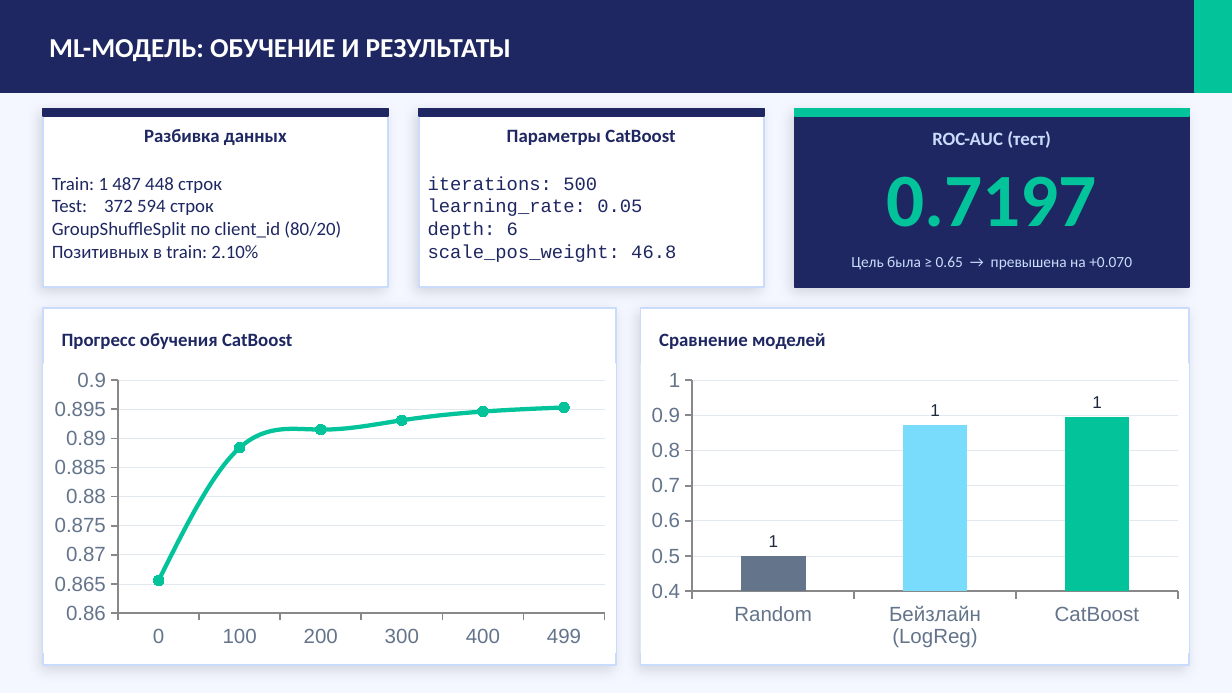
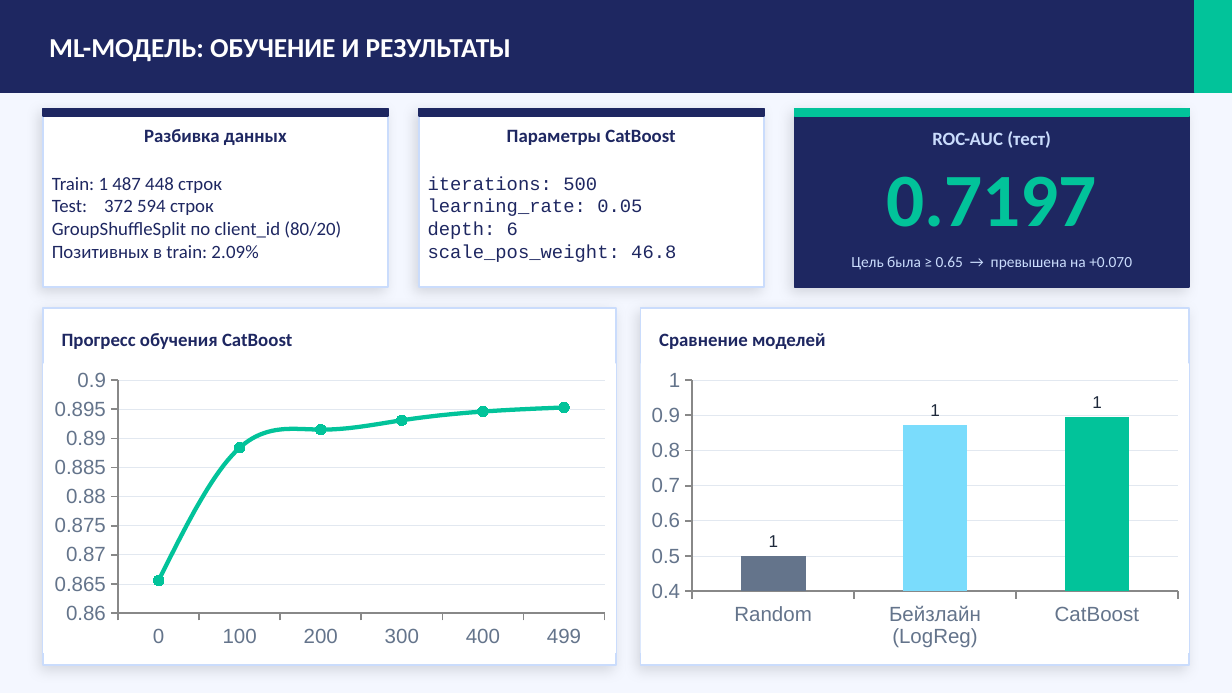
Before and after one commit to manasbegaliev777-dev/sber-autosubscription-hackathon, a slide deck: slide 5 of sber_autoподписка_hackathon.pptx. Drawn at 1232x693 pixels with LibreOffice and Linux fonts; fonts in the diff are those of the drawing. Boxes give left, top, right and bottom in pixels: in the first picture for what was removed or moved away, otherwise in the second. Text is boxed around its words. In the diff, an @@ line names an element or a change of style, - is before the commit and + after.

Commit message:
fix(pptx): slide 5 — позитивных в train 2.09% (синхронизация с ноутбуком)

```diff
--- a/sber_autoподписка_hackathon.pptx
+++ b/sber_autoподписка_hackathon.pptx
@@ text at bbox=[52, 245, 258, 258]: text changed @@
-Позитивных в train: 2.10%
+Позитивных в train: 2.09%
```
